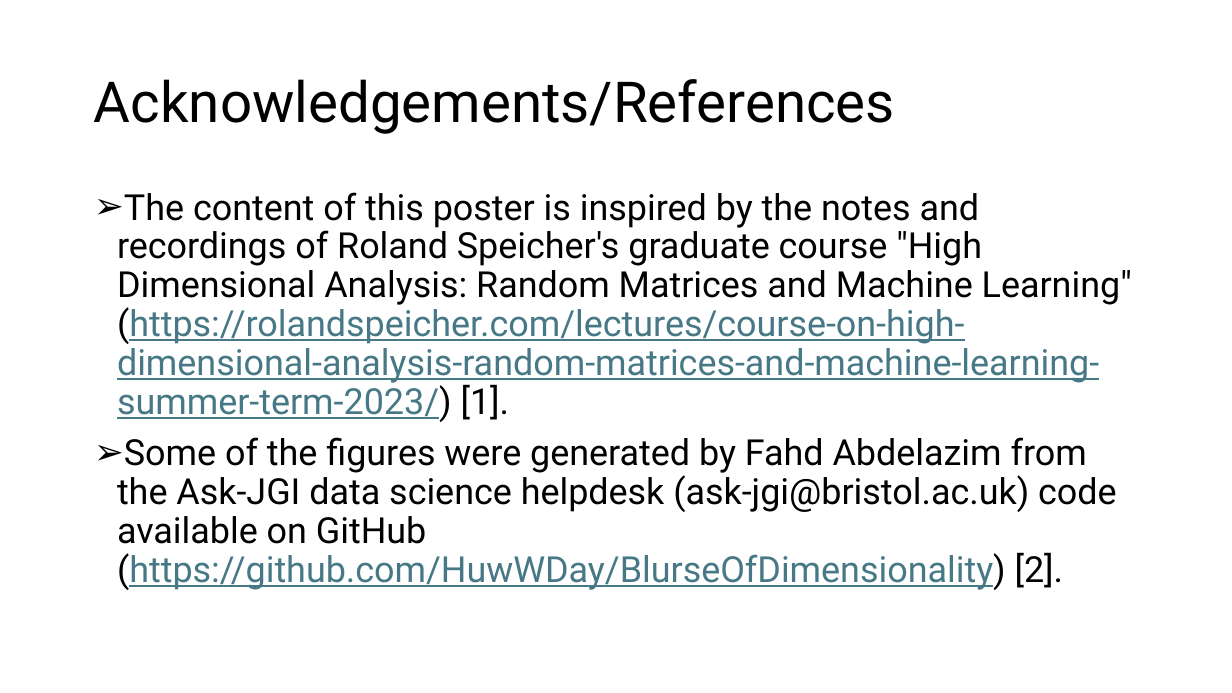
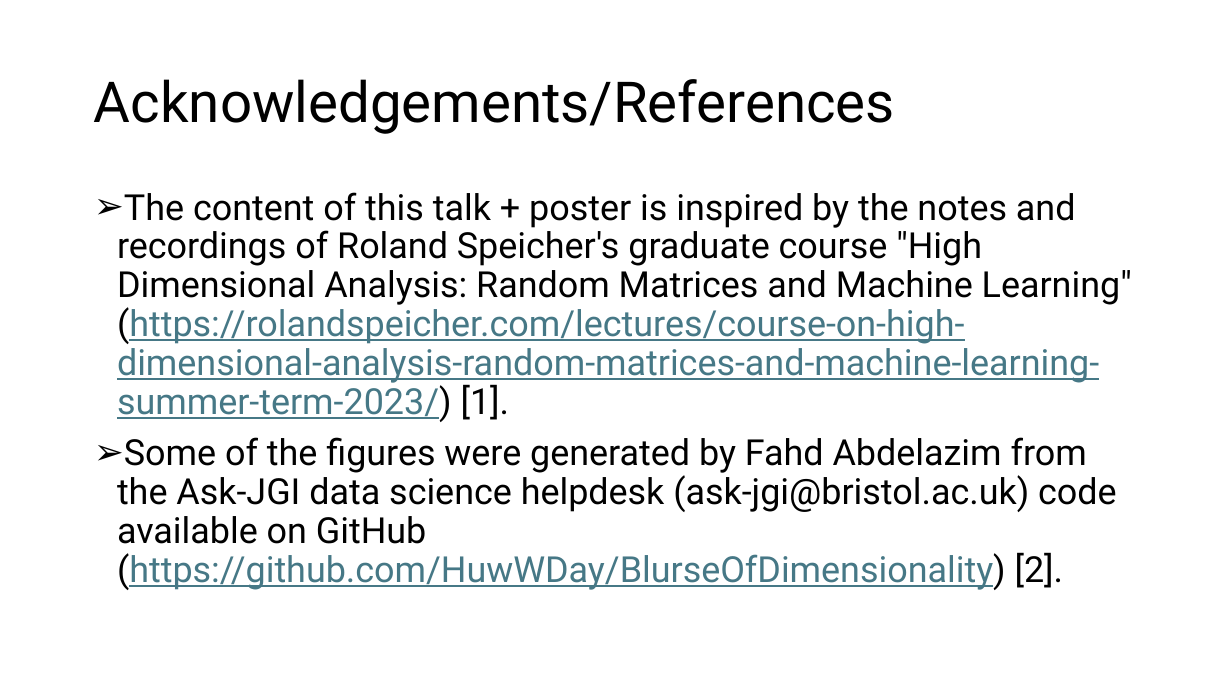
Before and after one commit to HuwWDay/BlurseOfDimensionality, a slide deck: slide 14 of The Blurse of Dimensionality.pptx (slide 12 before the commit). Drawn at 1232x693 pixels with LibreOffice and Linux fonts; fonts in the diff are those of the drawing. Boxes give left, top, right and bottom in pixels: in the first picture for what was removed or moved away, otherwise in the second. Text is boxed around its words. In the diff, an @@ line names an element or a change of style, - is before the commit and + after.

```diff
--- a/The Blurse of Dimensionality.pptx
+++ b/The Blurse of Dimensionality.pptx
@@ text at (117, 192, 1132, 422): text changed @@
-➢ The content of this poster is inspired by the notes and recordings of Roland Speicher's graduate course "High Dimensional Analysis: Random Matrices and Machine Learning" (https://rolandspeicher.com/lectures/course-on-high-dimensional-analysis-random-matrices-and-machine-learning-summer-term-2023/) [1].
+➢ The content of this talk + poster is inspired by the notes and recordings of Roland Speicher's graduate course "High Dimensional Analysis: Random Matrices and Machine Learning" (https://rolandspeicher.com/lectures/course-on-high-dimensional-analysis-random-matrices-and-machine-learning-summer-term-2023/) [1].
```
Also in this commit, not shown: 9 other slides changed, 5 slides added, 4 other files.
